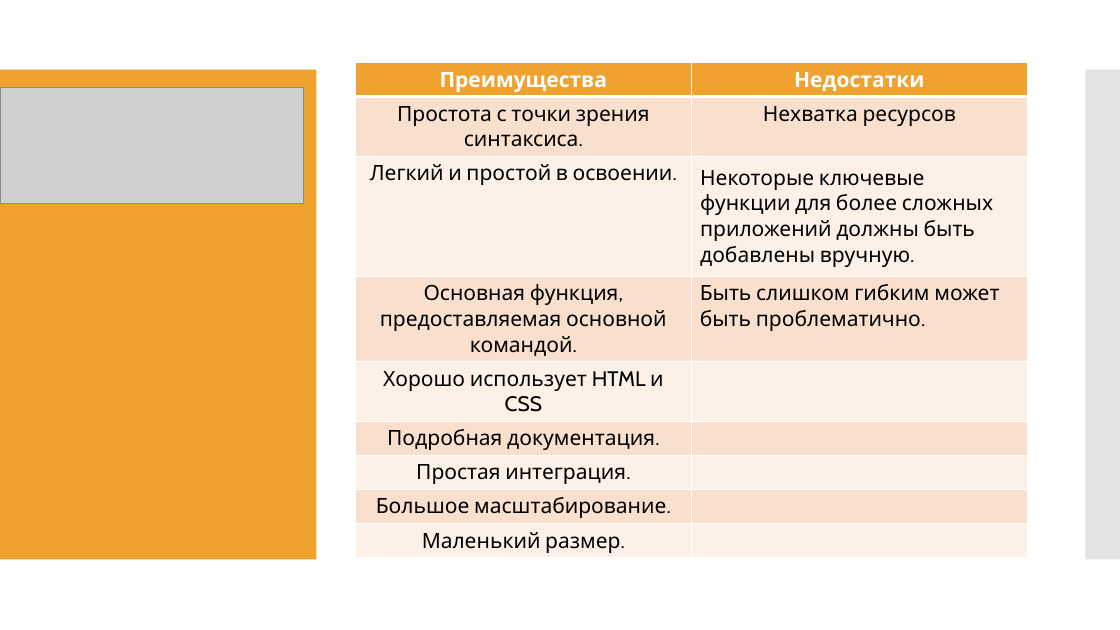
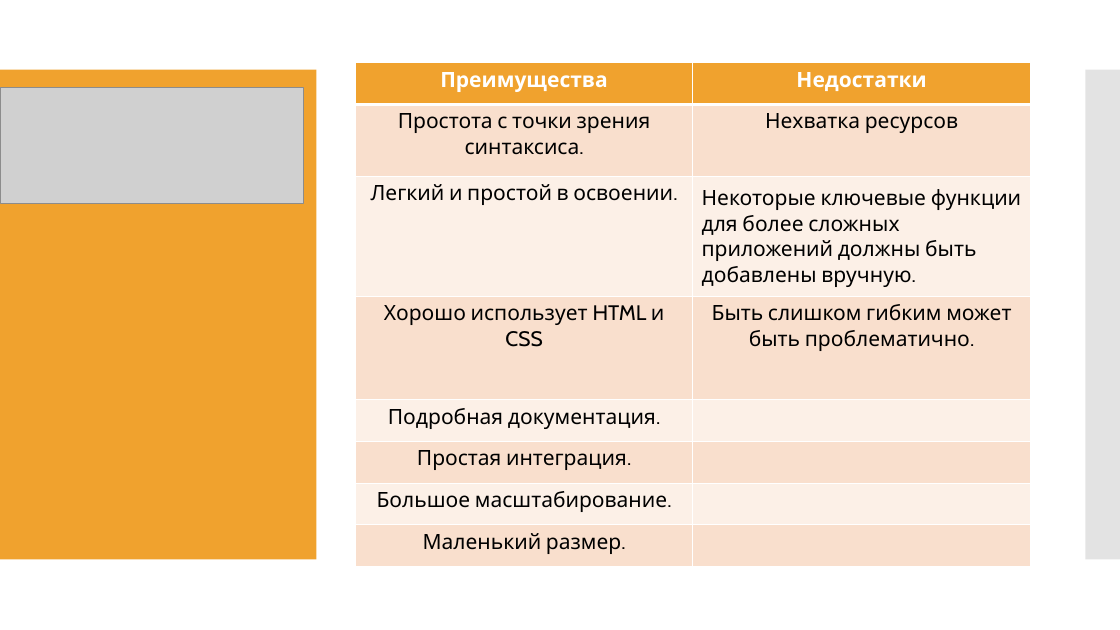
Before and after one commit to AlinaZhurba2000/DZ_Dmitrieva_and_Zhurba, a slide deck: slide 33 of презентация_файл_видео/Сравнение js frameworks.pptx. Drawn at 1120x630 pixels with LibreOffice and Linux fonts; fonts in the diff are those of the drawing; grey boxes stand for pictures. Boxes give left, top, right and bottom in pixels: in the first picture for what was removed or moved away, otherwise in the second. Text is boxed around its words. In the diff, an @@ line names an element or a change of style, - is before the commit and + after.

```diff
--- a/презентация_файл_видео/Сравнение js frameworks.pptx
+++ b/презентация_файл_видео/Сравнение js frameworks.pptx
@@ table at (355, 62, 1031, 560) @@
-row 4: Основная функция, предоставляемая основной командой. | Быть слишком гибким может быть проблематично.
-row 5: Хорошо использует HTML и CSS | 
+row 4: Хорошо использует HTML и CSS | Быть слишком гибким может быть проблематично.
```
Also in this commit, not shown: 7 other slides changed.
